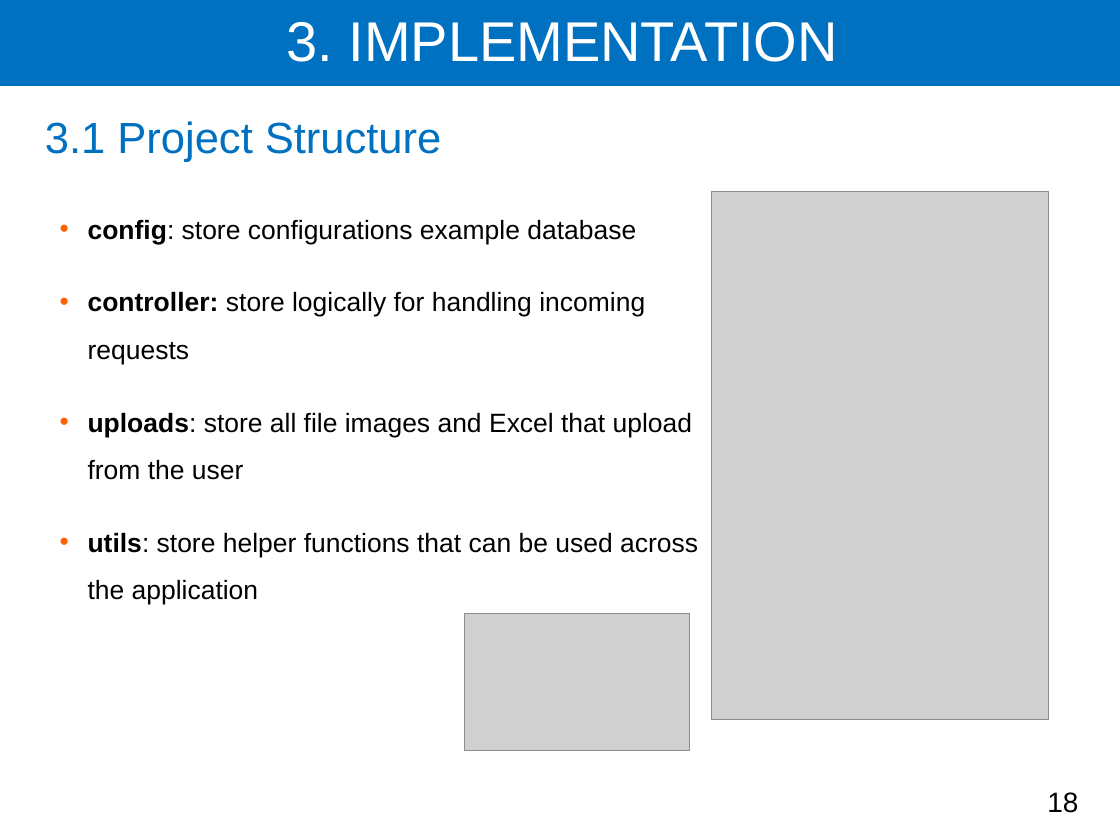
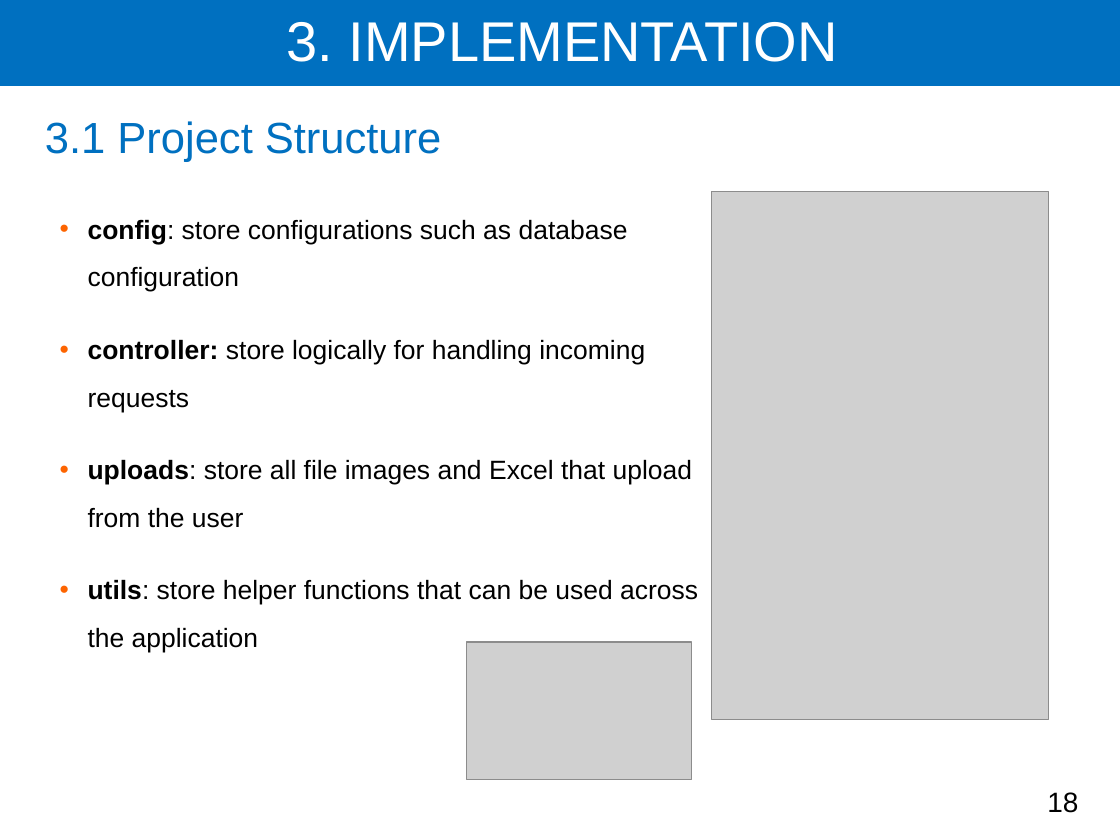
Before and after one commit to Ravit27-N/report-year-5, a slide deck: slide 18 of Slide year5/Hun Ravit slide present.pptx. Drawn at 1120x840 pixels with LibreOffice and Linux fonts; fonts in the diff are those of the drawing; grey boxes stand for pictures. Boxes give left, top, right and bottom in pixels: in the first picture for what was removed or moved away, otherwise in the second. Text is boxed around its words. In the diff, an @@ line names an element or a change of style, - is before the commit and + after.

```diff
--- a/Slide year5/Hun Ravit slide present.pptx
+++ b/Slide year5/Hun Ravit slide present.pptx
@@ text at <box>88,219,628,292</box>: text changed @@
-• config: store configurations example database
+• config: store configurations such as database configuration
@@ picture: place and size @@
-picture at <box>465,614,690,752</box>
+picture at <box>467,642,692,780</box>
```
Also in this commit, not shown: 11 other slides changed.
